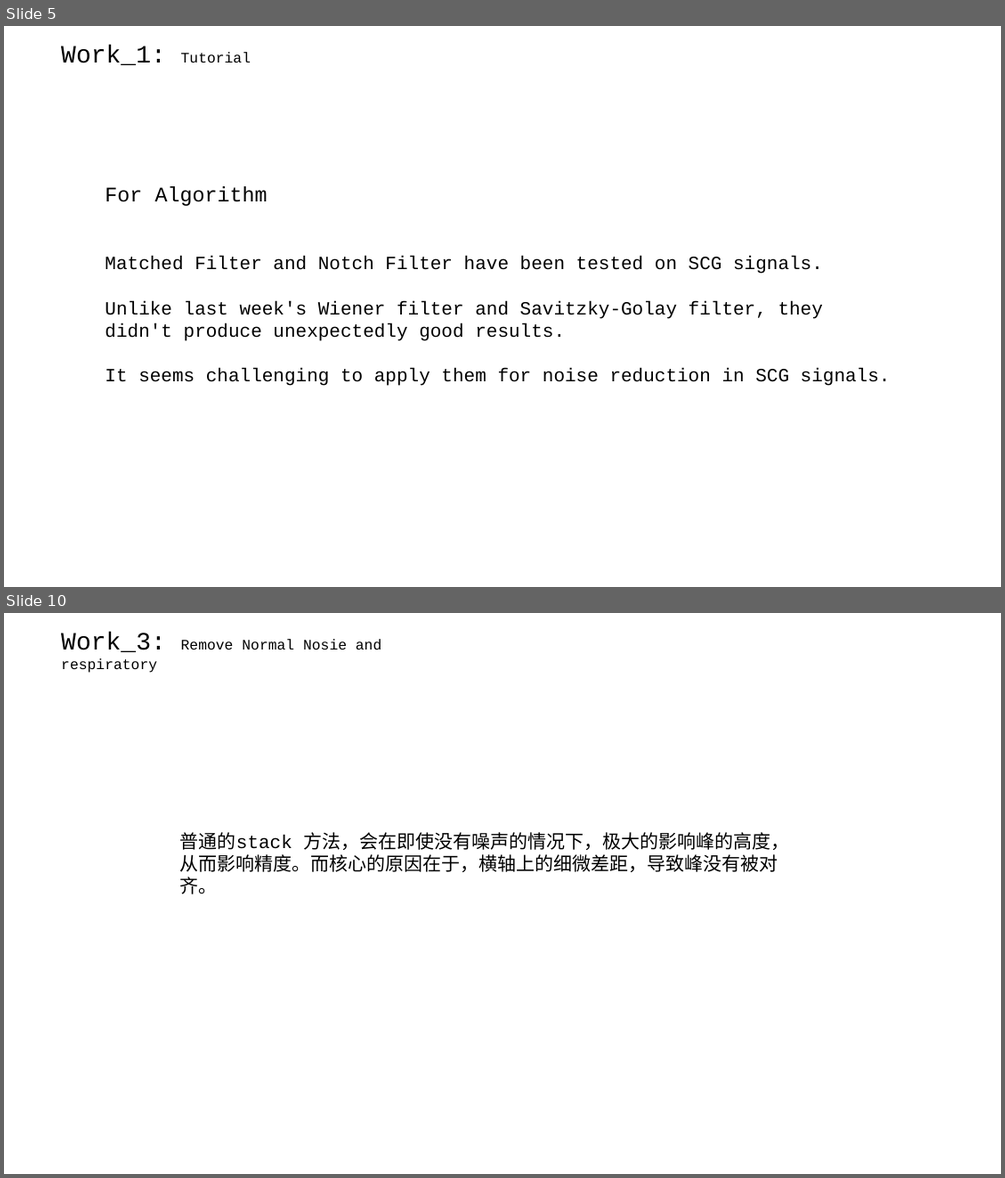
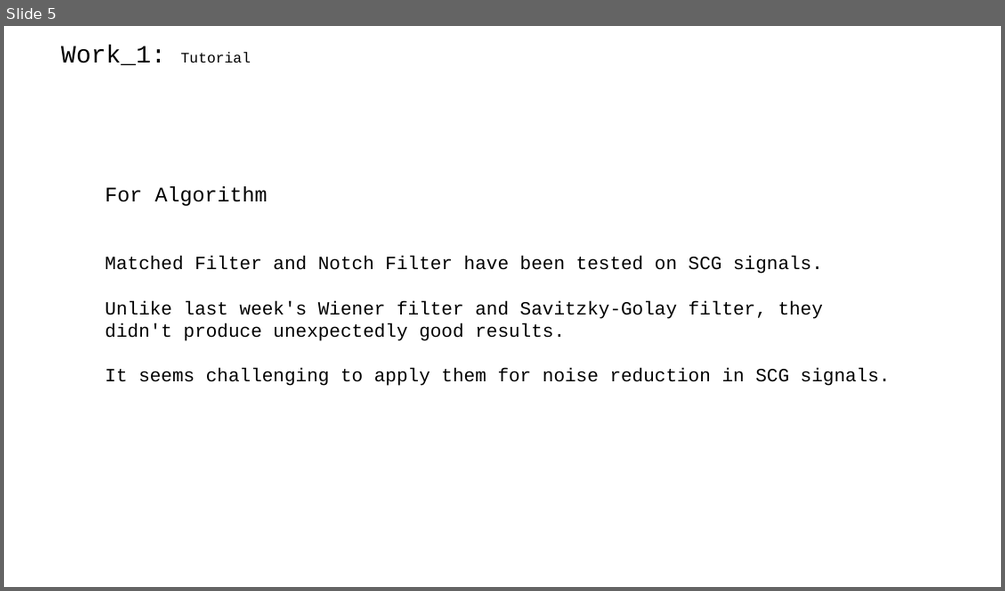
Before and after one commit to A-Big-Tortoise/Presentation, a slide deck: Presentation_918_JiayuChen.pptx. Shown one above the other, each under a label of ours: slides 5 and 10 before the commit, slide 5 after it; the slides between them are not shown. The pictures are 1005x1178 and 1005x591 pixels, drawn with LibreOffice and Linux fonts; fonts in the diff are those of the drawing. Boxes give left, top, right and bottom in pixels: in the first picture for what was removed or moved away, otherwise in the second. Text is boxed around its words. In the diff, an @@ line names an element or a change of style, - is before the commit and + after.

```diff
--- a/Presentation_918_JiayuChen.pptx
+++ b/Presentation_918_JiayuChen.pptx
@@ slide 10 removed at [4,613,1001,1174], background #FFFFFF @@
@@ text removed at [61,633,381,673] @@
-Work_3: Remove Normal Nosie and respiratory
@@ text removed at [180,832,790,894] @@
-普通的stack 方法，会在即使没有噪声的情况下，极大的影响峰的高度，从而影响精度。而核心的原因在于，横轴上的细微差距，导致峰没有被对齐。
```
Also in this commit, not shown: 6 slides changed, 3 slides added, 2 other slides removed.
